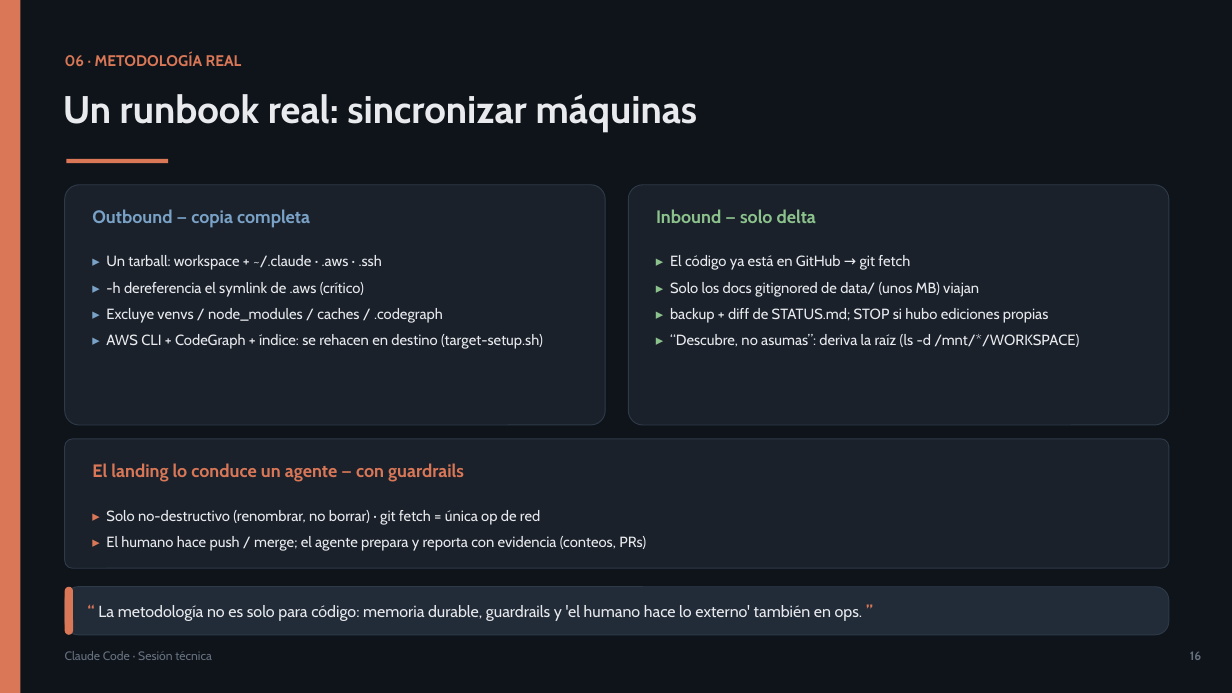
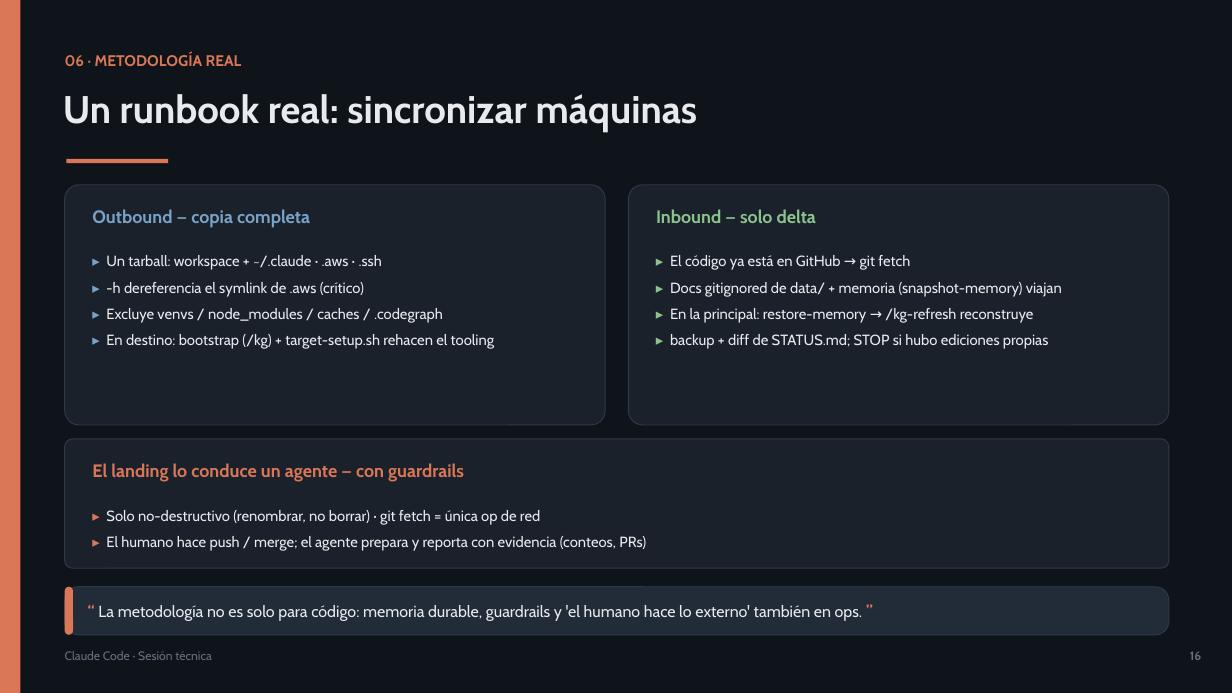
Before and after one commit to olonok69/claude_code_ml_engineer, a slide deck: slide 16 of presentacion/Claude_Code_Presentacion.pptx. Drawn at 1232x693 pixels with LibreOffice and Linux fonts; fonts in the diff are those of the drawing. Boxes give left, top, right and bottom in pixels: in the first picture for what was removed or moved away, otherwise in the second. Text is boxed around its words. In the diff, an @@ line names an element or a change of style, - is before the commit and + after.

```diff
--- a/presentacion/Claude_Code_Presentacion.pptx
+++ b/presentacion/Claude_Code_Presentacion.pptx
@@ text at (670, 282, 1062, 323): text changed @@
-▸ Solo los docs gitignored de data/ (unos MB) viajan
+▸ Docs gitignored de data/ + memoria (snapshot-memory) viajan
+▸ En la principal: restore-memory → /kg-refresh reconstruye
@@ text at (106, 334, 494, 349): text changed @@
-▸ AWS CLI + CodeGraph + índice: se rehacen en destino (target-setup.sh)
+▸ En destino: bootstrap (/kg) + target-setup.sh rehacen el tooling
@@ text at (670, 334, 1079, 347): paragraph removed @@
-▸ “Descubre, no asumas”: deriva la raíz (ls -d /mnt/*/WORKSPACE)
```
Also in this commit, not shown: 3 other slides changed, 1 slide added, 4 other files.
